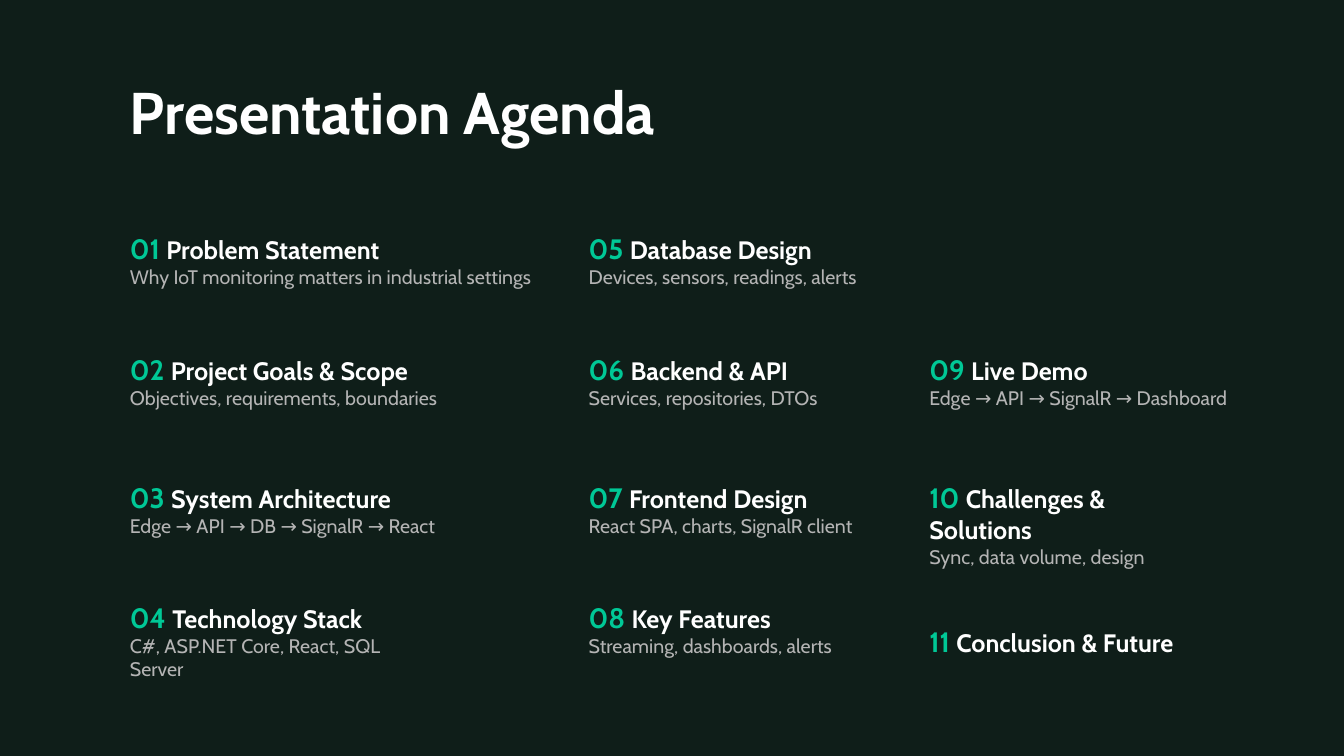
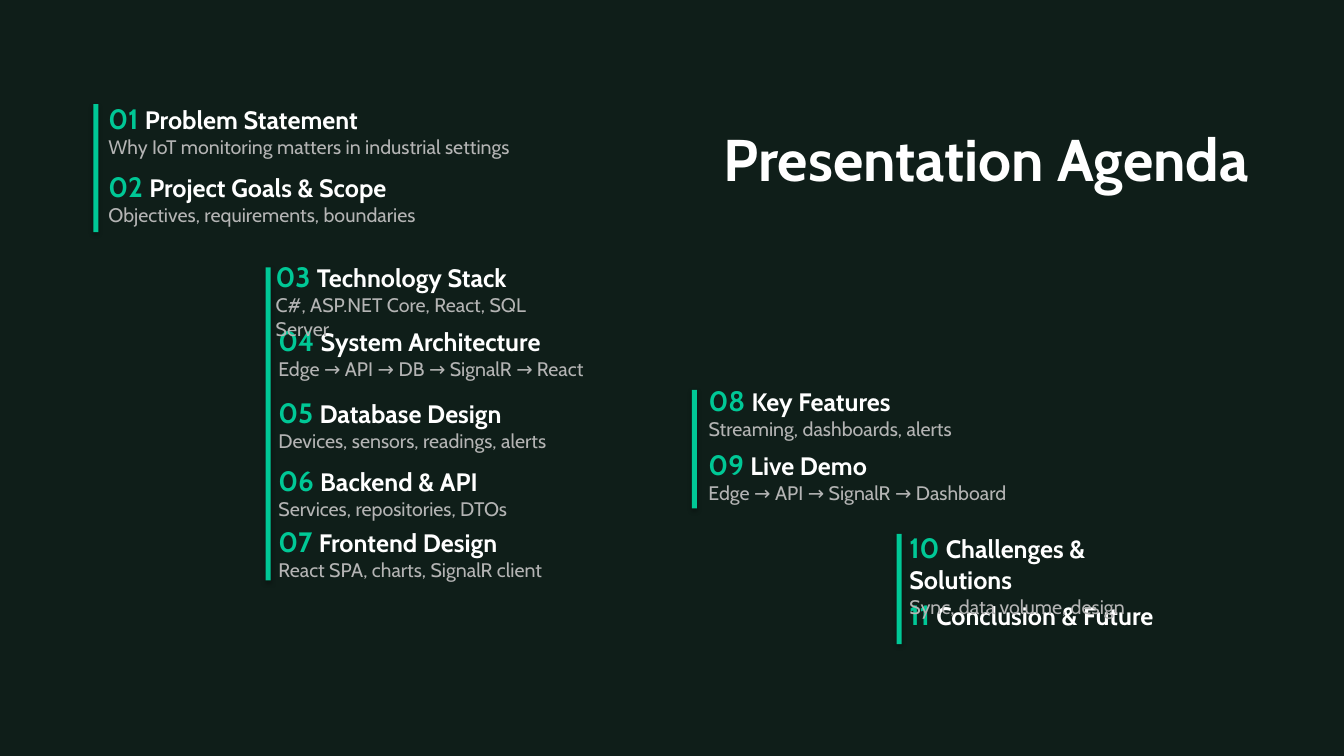
Before and after one commit to TranRTC/capstone_project, a slide deck: slide 2 of Capstone Project Presentation.pptx. Drawn at 1344x756 pixels with LibreOffice and Linux fonts; fonts in the diff are those of the drawing. Boxes give left, top, right and bottom in pixels: in the first picture for what was removed or moved away, otherwise in the second. Text is boxed around its words. In the diff, an @@ line names an element or a change of style, - is before the commit and + after.

Commit message:
working on ppt

```diff
--- a/Capstone Project Presentation.pptx
+++ b/Capstone Project Presentation.pptx
@@ rectangle added at <box>94,104,99,232</box>, fill #00C896 @@
@@ text "01 Problem Statement": place and size @@
-text "01 Problem Statement" at <box>130,239,531,289</box>
+text "01 Problem Statement" at <box>108,109,509,159</box>
@@ text "Presentation Agenda": place and size @@
-text "Presentation Agenda" at <box>130,90,655,147</box>
+text "Presentation Agenda" at <box>724,137,1249,193</box>
@@ text "02 Project Goals & Scope": place and size @@
-text "02 Project Goals & Scope" at <box>130,360,437,410</box>
+text "02 Project Goals & Scope" at <box>108,177,416,227</box>
@@ text "03 Technology Stack": place and size @@
-text "03 Technology Stack" at <box>130,608,380,655</box>
+text "03 Technology Stack" at <box>276,267,526,314</box>
@@ rectangle added at <box>266,267,271,580</box>, fill #00C896 @@
@@ text at <box>276,267,507,293</box>: text changed @@
-04 Technology Stack
+03 Technology Stack
@@ text "04 System Architecture": place and size @@
-text "04 System Architecture" at <box>130,488,435,538</box>
+text "04 System Architecture" at <box>278,328,583,381</box>
@@ text at <box>278,328,540,357</box>: text changed @@
-03 System Architecture
+04 System Architecture
@@ text "08 Key Features": place and size @@
-text "08 Key Features" at <box>589,608,832,658</box>
+text "08 Key Features" at <box>709,391,952,441</box>
@@ text "05 Database Design": place and size @@
-text "05 Database Design" at <box>589,239,856,289</box>
+text "05 Database Design" at <box>278,403,546,453</box>
@@ rectangle added at <box>692,390,697,509</box>, fill #00C896 @@
@@ text "09 Live Demo": place and size @@
-text "09 Live Demo" at <box>929,360,1227,410</box>
+text "09 Live Demo" at <box>708,455,1006,505</box>
@@ text "06 Backend & API": place and size @@
-text "06 Backend & API" at <box>589,360,818,410</box>
+text "06 Backend & API" at <box>278,471,507,521</box>
@@ text "07 Frontend Design": place and size @@
-text "07 Frontend Design" at <box>589,488,852,538</box>
+text "07 Frontend Design" at <box>278,532,542,582</box>
@@ rectangle added at <box>896,534,901,644</box>, fill #00C896 @@
@@ text "10 Challenges & Solutions": place and size @@
-text "10 Challenges & Solutions" at <box>929,488,1145,569</box>
+text "10 Challenges & Solutions" at <box>909,538,1125,619</box>
@@ text "11 Conclusion & Future" rewrapped from <box>929,632,1173,653</box> to <box>909,601,1153,626</box> @@
```
Also in this commit, not shown: 5 other slides changed.
